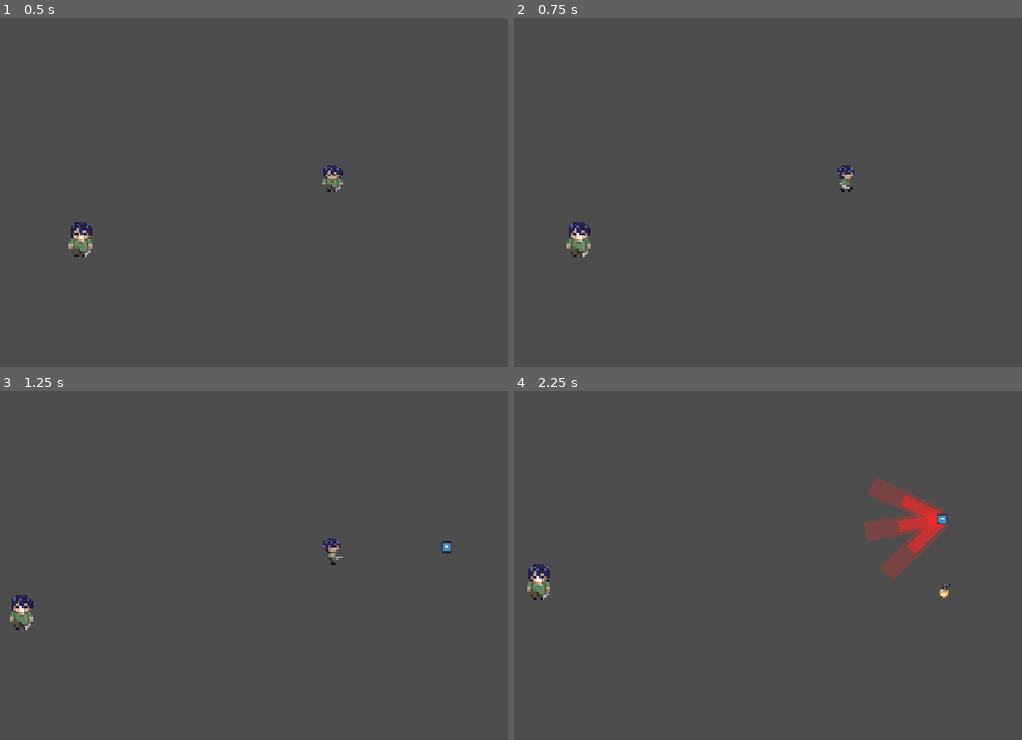
Above: before the commit, frames 1-4 (two rows, left to right).
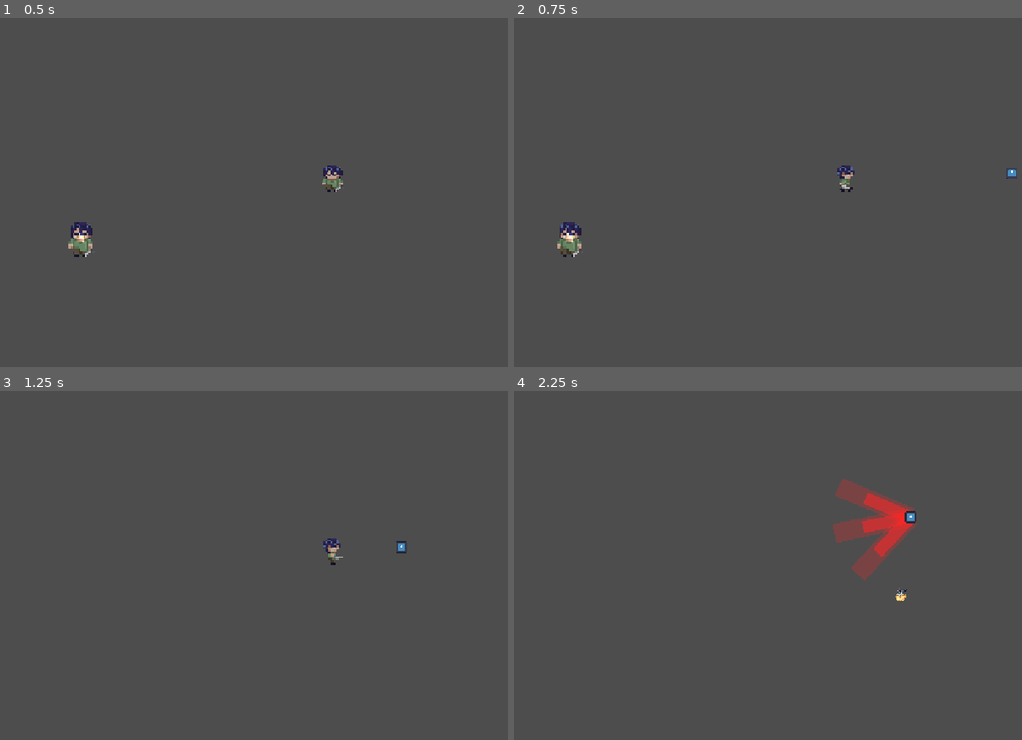
Above: after the commit, the same moments.

Repository: PisangRebus-cmyk/LELE-ZERO-PROJECT
Game: Godot game, scene res://Scene/INIBENERANCOBACOBA(punya yanal).tscn
Same seed, same stepped clock (60 frames per second), same inputs: the game is played once before the commit and once after it. This scene is started directly instead of the project's main scene. The engine's default icon, where the game draws it, is replaced by a stand-in: a white triangle on a blue panel in a dark square.
Inputs (mouse positions are in pixels of both pictures, inside the frame that each line leads up to):
- Up to frame 1 (0.5 s): no input
- Up to frame 2 (0.75 s): tap Enter (ui_accept) at 0.5 s; move the mouse to (991, 161) at 0.52 s; hold D (walk_right) from 0.53 s (still down); hold Ctrl (sprint, bound only after the commit) from 0.53 s (still down)
- Up to frame 3 (1.25 s): keep holding D (walk_right); keep holding Ctrl (sprint, bound only after the commit); tap Enter (ui_accept) at 0.77 s
- Up to frame 4 (2.25 s): move the mouse to (712, 572) at 1.27 s; release D (walk_right) at 1.28 s; release Ctrl (sprint, bound only after the commit) at 1.28 s; hold S (walk_down) 1.28-2.03 s; click (712, 572) at 1.35 s; tap Enter (ui_accept) at 1.52 s; tap Ctrl (sprint, bound only after the commit) at 1.55 s; move the mouse to (915, 471) at 2.02 s; hold D (walk_right) from 2.03 s (still down); hold Ctrl (sprint, bound only after the commit) from 2.03 s (still down); tap Shift (dodge) at 2.1 s

Frame 1 is identical in both runs. In frame 2, 0.5% of the frame differs, in the area x 8-100%, y 43-69%; in frame 3, 0.4%; in frame 4, 4.0%, in the area x 2-86%, y 24-61%.

Commit message:
feat : Player 2 update

Diff:
--- a/lele-zero-sigma/Scene/INIBENERANCOBACOBA(punya yanal).tscn
+++ b/lele-zero-sigma/Scene/INIBENERANCOBACOBA(punya yanal).tscn
@@ -26,5 +26,5 @@
 [node name="PlayerSafeZone" parent="." unique_id=804294406 instance=ExtResource("5_alaio")]
 position = Vector2(-4, -51)
 
-[node name="PlayerSafeZone2" parent="." unique_id=1726536742 instance=ExtResource("6_4mlcu")]
+[node name="GhostSafeZone2" parent="." unique_id=1726536742 instance=ExtResource("6_4mlcu")]
 position = Vector2(17, 103)
--- a/lele-zero-sigma/Script/ghost_safe_zone.gd
+++ b/lele-zero-sigma/Script/ghost_safe_zone.gd
@@ -6,6 +6,6 @@
 			body.fill_energy(1.5)
 
 func _on_body_exited(body: Node2D) -> void:
-	if body.is_in_group("Player"):
+	if body.is_in_group("Ghost"):
 		if body.has_method("decay_energy"):
 			body.decay_energy()
--- a/lele-zero-sigma/Script/player2.gd
+++ b/lele-zero-sigma/Script/player2.gd
@@ -1,18 +1,26 @@
 extends CharacterBody2D
 
-@export var SPEED := 100
+
+
+@export var SPEED := 300
 @export var acceleration := 2000
 @export var light_radius := 120.0
-@export var energy := 100.0
+@export var energy := 10.0
 
 @onready var light: PointLight2D = $PointLight2D
 @onready var light_area: Area2D = $LightArea
 
 const MAX_ENERGY := 100
+const RELIGHT_ENERGY := 15.0
+
 var is_active := true
+var exhausted := false
 var facing_direction := Vector2.DOWN
 var energy_decay := 5.0
 var energy_fill := 0.0
+
+var bodies_inside: Array = []
+var lit_bodies: Array = []
 
 func _ready():
 	add_to_group("Ghost")
@@ -33,10 +41,10 @@
 	velocity.x = move_toward(velocity.x, direction.x * SPEED, acceleration * delta)
 	velocity.y = move_toward(velocity.y, direction.y * SPEED, acceleration * delta)
 	#_update_animation(direction)
-
 	energy = clampf(energy, 0, MAX_ENERGY)
 	energy += (energy_fill - energy_decay) * delta
-
+	energy = clampf(energy, 0, MAX_ENERGY)
+	_sync_light()
 	print(energy)
 	move_and_slide()
 
@@ -49,12 +57,29 @@
 		light.texture_scale = light_radius / (light.texture.get_width() * 0.5)
 
 func _on_light_entered(node: Node) -> void:
-	if node.has_method("enter_light"):
-		node.enter_light()
+	if node.has_method("enter_light") and node not in bodies_inside:
+		bodies_inside.append(node)
 
 func _on_light_exited(node: Node) -> void:
-	if node.has_method("exit_light"):
-		node.exit_light()
+	bodies_inside.erase(node)
+
+func _sync_light() -> void:
+	if energy <= 0.0:
+		exhausted = true
+	elif energy >= RELIGHT_ENERGY:
+		exhausted = false
+	var light_on := not exhausted
+	light.enabled = light_on
+	if light_on:
+		for body in bodies_inside:
+			if body not in lit_bodies:
+				lit_bodies.append(body)
+				body.enter_light()
+	for body in lit_bodies.duplicate():
+		if not light_on or body not in bodies_inside:
+			lit_bodies.erase(body)
+			if is_instance_valid(body):
+				body.exit_light()
 
 func set_active(value: bool) -> void:
 	is_active = value
--- a/lele-zero-sigma/project.godot
+++ b/lele-zero-sigma/project.godot
@@ -62,6 +62,11 @@
 "events": [Object(InputEventKey,"resource_local_to_scene":false,"resource_name":"","device":-1,"window_id":0,"alt_press …(192 unchanged characters)…
 ]
 }
+sprint={
+"deadzone": 0.2,
+"events": [Object(InputEventKey,"resource_local_to_scene":false,"resource_name":"","device":-1,"window_id":0,"alt_pressed":false,"shift_pressed":false,"ctrl_pressed":false,"meta_pressed":false,"pressed":false,"keycode":0,"physical_keycode":4194326,"key_label":0,"unicode":0,"location":0,"echo":false,"script":null)
+]
+}
 
 [physics]
 
